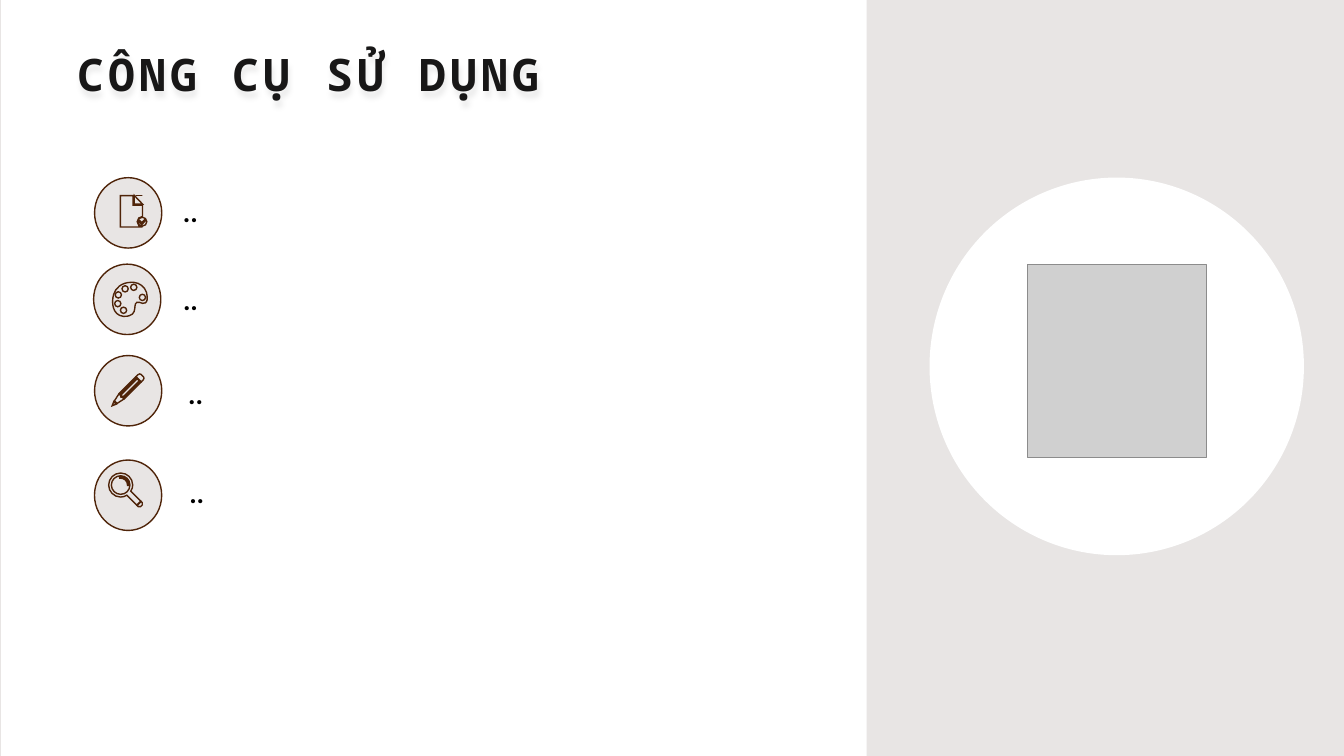
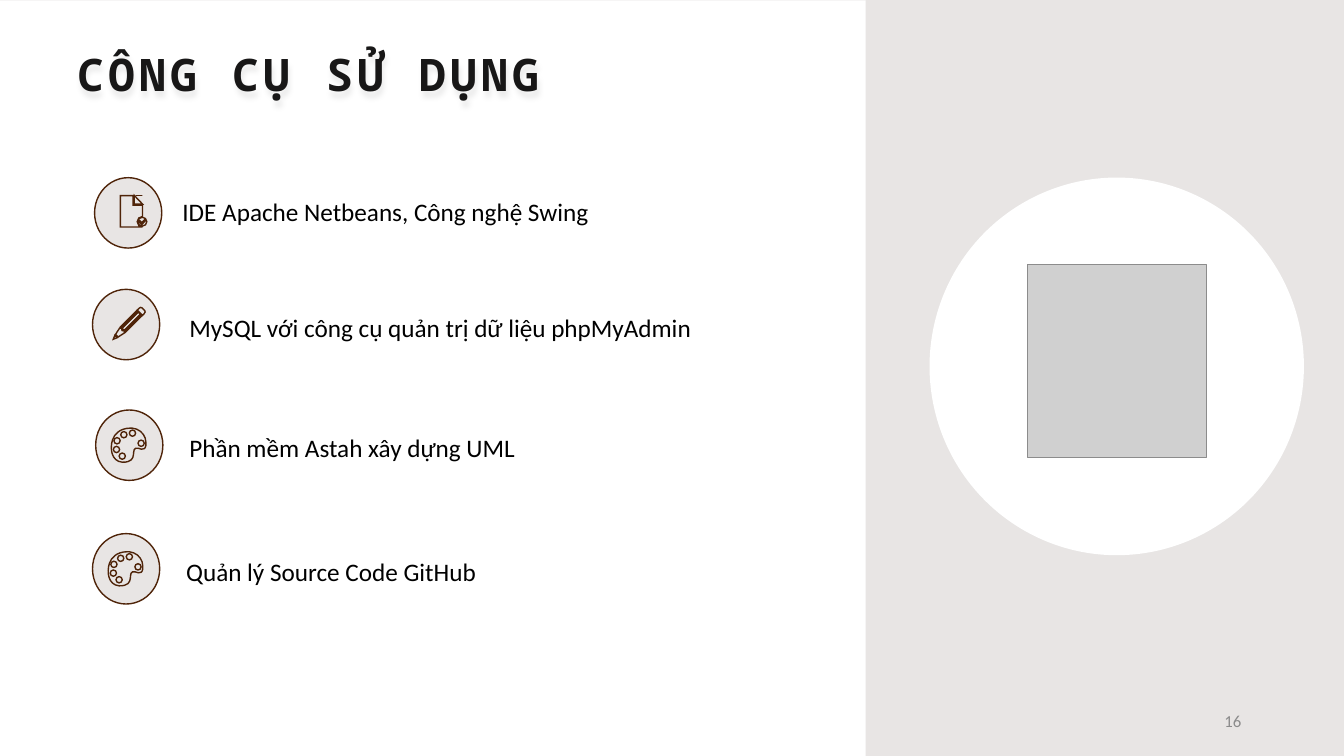
Before and after one commit to thanhhff/Cafe-Manager, a slide deck: slide 16 of report/FinalReport.pptx. Drawn at 1344x756 pixels with LibreOffice and Linux fonts; fonts in the diff are those of the drawing; grey boxes stand for pictures. Boxes give left, top, right and bottom in pixels: in the first picture for what was removed or moved away, otherwise in the second. Text is boxed around its words. In the diff, an @@ line names an element or a change of style, - is before the commit and + after.

```diff
--- a/report/FinalReport.pptx
+++ b/report/FinalReport.pptx
@@ text removed at [173, 166, 435, 256] @@
-..
@@ text at [182, 203, 588, 226]: text changed; size 20 to 18 pt; bold off @@
-..
+IDE Apache Netbeans, Công nghệ Swing
@@ ellipse: place and size @@
-ellipse at [95, 356, 162, 426]
+ellipse at [93, 289, 160, 360]
@@ freeform shape: place and size @@
-freeform shape at [109, 374, 144, 409]
+freeform shape at [111, 307, 146, 342]
@@ text at [189, 319, 690, 342]: text changed; size 20 to 18 pt; bold off @@
-..
+MySQL với công cụ quản trị dữ liệu phpMyAdmin
@@ ellipse: place and size @@
-ellipse at [95, 460, 162, 530]
+ellipse at [96, 410, 163, 481]
@@ freeform shape: place and size @@
-freeform shape at [113, 282, 147, 317]
+freeform shape at [111, 429, 145, 463]
@@ text removed at [179, 448, 604, 537] @@
-..
@@ text added at [189, 438, 514, 462], 18 pt, text #000000 @@
+Phần mềm Astah xây dựng UML
@@ ellipse: place and size @@
-ellipse at [94, 264, 161, 335]
+ellipse at [93, 533, 160, 604]
@@ freeform shape at [108, 552, 142, 586]: rotation 315 to 0 degrees; outline redrawn @@
@@ text added at [186, 563, 476, 585], 18 pt, text #000000 @@
+Quản lý Source Code GitHub
@@ page number added at [1224, 716, 1241, 727], 12 pt, text #8C8C8C @@
+16
```
Also in this commit, not shown: 7 other slides changed.
